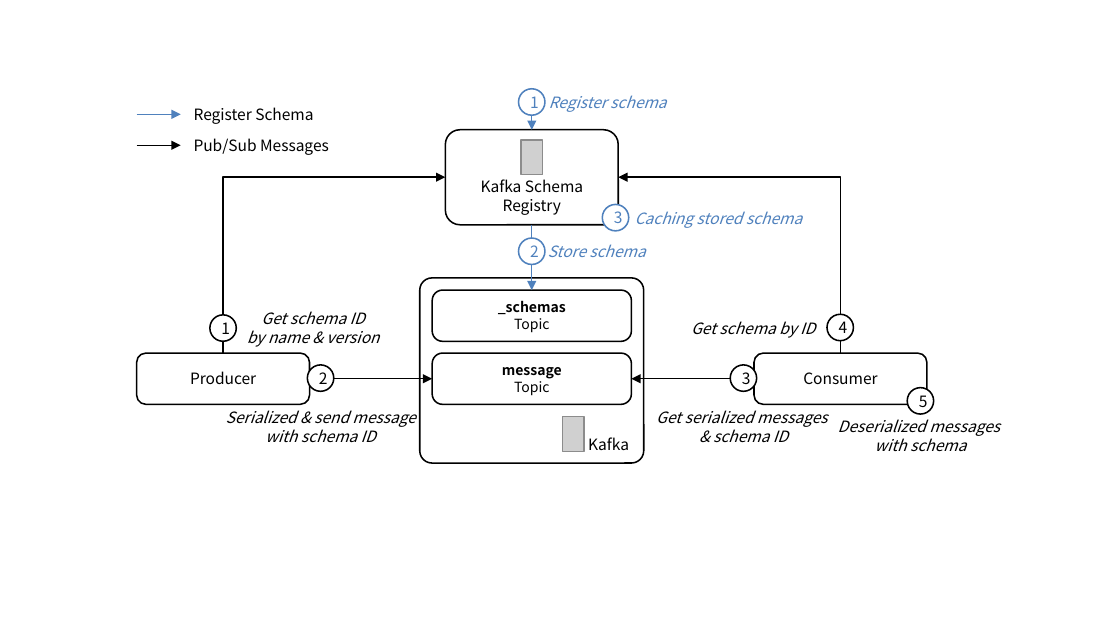
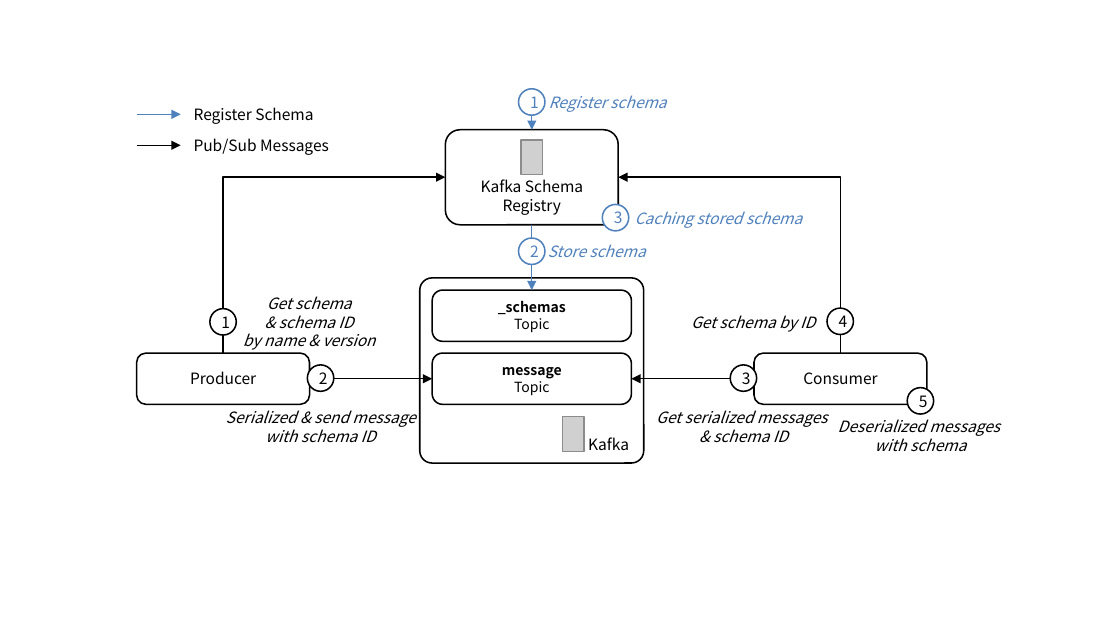
Before and after one commit to ssup2/blog-software, a slide deck: slide 1 of content/docs/theory-analysis/kafka-schema-registry/images/images.pptx. Drawn at 1120x630 pixels with LibreOffice and Linux fonts; fonts in the diff are those of the drawing; grey boxes stand for pictures. Boxes give left, top, right and bottom in pixels: in the first picture for what was removed or moved away, otherwise in the second. Text is boxed around its words. In the diff, an @@ line names an element or a change of style, - is before the commit and + after.

```diff
--- a/content/docs/theory-analysis/kafka-schema-registry/images/images.pptx
+++ b/content/docs/theory-analysis/kafka-schema-registry/images/images.pptx
@@ rounded rectangle "Get schema & schema ID": place and size @@
-rounded rectangle "Get schema & schema ID" at [247,311,379,347]
+rounded rectangle "Get schema & schema ID" at [223,304,395,339]
@@ text in rounded rectangle at [267,296,353,328]: text changed @@
-Get schema ID
+Get schema
+& schema ID
@@ 2 ellipses, 1 text: place and size @@
-2 ellipses, 1 text at [209,315,853,342]
+2 ellipses, 1 text at [209,308,853,336]
```
Also in this commit, not shown: 4 other files.
